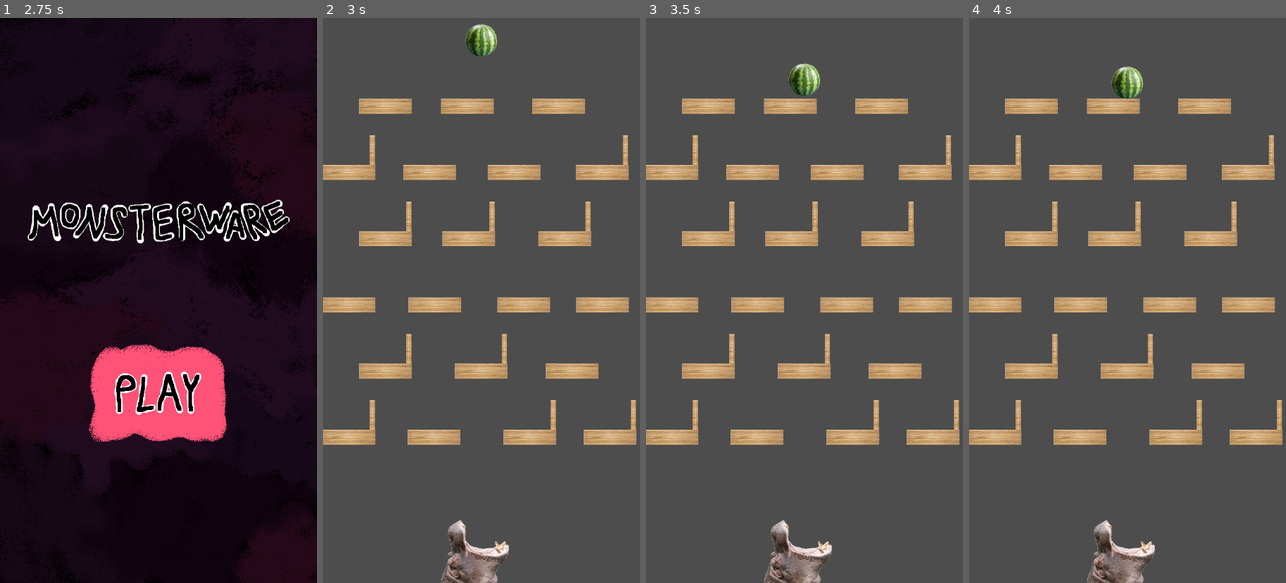
Above: before the commit, frames 1-4 (left to right).
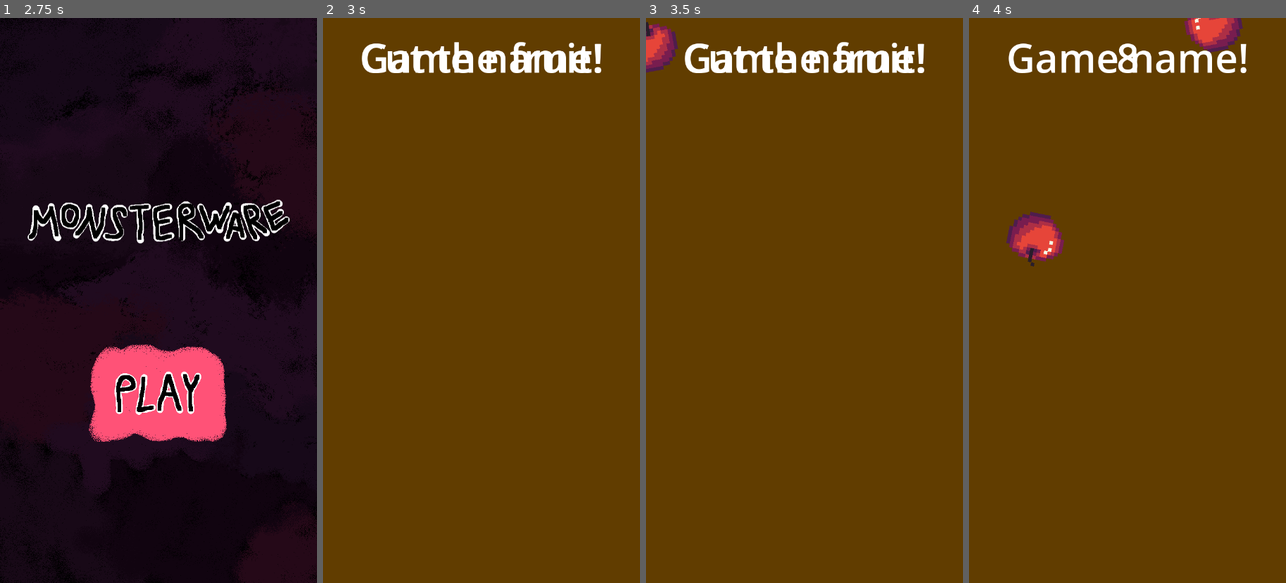
Above: after the commit, the same moments.

Repository: codemonsters/macaronigate
Game: Godot game, scene res://menu.tscn
Two runs of this game, one before a commit and one after it. Both use one fixed random seed, a clock stepped at 60 frames per second and the inputs below.
Inputs (mouse positions are in pixels of both pictures, inside the frame that each line leads up to):
- Up to frame 1 (2.75 s): move the mouse to (228, 272) at 0.52 s; hold Right 0.53-1.28 s; click (228, 272) at 0.67 s; move the mouse to (95, 328) at 1.27 s; hold Left 1.28-2.03 s; click (95, 328) at 1.42 s; move the mouse to (190, 176) at 2.02 s; hold Right from 2.03 s (still down); click (190, 176) at 2.17 s
- Up to frame 2 (3 s): keep holding Right; move the mouse to (465, 413) at 2.77 s; click (465, 413) at 2.92 s
- Up to frame 3 (3.5 s): keep holding Right
- Up to frame 4 (4 s): move the mouse to (1222, 385) at 3.52 s; release Right at 3.53 s; hold Left from 3.53 s (still down); click (1222, 385) at 3.67 s

Frame 1 is identical in both runs. In frame 2, 100% of the frame differs, in the area x 0-100%, y 0-100%; in frame 3, 100%; in frame 4, 100%.

Commit message:
Added basic game.gd

Diff:
--- /dev/null
+++ b/src/game.gd
@@ -0,0 +1,15 @@
+extends Node2D
+
+var minigames = ["frutas", "happyhippo"]
+
+func _ready():
+	instance_scene(minigames[0])
+
+
+func _process(delta):
+	pass
+
+func instance_scene(scene_name):
+	var scene = load("res://minigames/" + scene_name + "/main.tscn").instantiate()
+#	var instance = scene.instantiate()
+	add_child(scene)
--- /dev/null
+++ b/src/game.tscn
@@ -0,0 +1,21 @@
+[gd_scene load_steps=2 format=3 uid="uid://bg4csm2v0xfph"]
+
+[ext_resource type="Script" path="res://game.gd" id="1_7b3rm"]
+
+[node name="game" type="Node2D"]
+script = ExtResource("1_7b3rm")
+
+[node name="HUD" type="CanvasLayer" parent="."]
+
+[node name="Label" type="Label" parent="HUD"]
+anchors_preset = 5
+anchor_left = 0.5
+anchor_right = 0.5
+offset_left = -276.0
+offset_right = 277.0
+offset_bottom = 179.0
+grow_horizontal = 2
+theme_override_font_sizes/font_size = 90
+text = "Game name!"
+horizontal_alignment = 1
+vertical_alignment = 1
--- a/src/globals.gd
+++ b/src/globals.gd
@@ -4,10 +4,11 @@
 # (todo lo que es independiente de los minijuegos, del menú, etc)
 #
 # Este script es cargado automáticamente desde los settings del proyecto
+#var minigames = ["frutas", "happyhippo"] #, "esquivar.coches", "ladronesDeDiamantes", "space", "totem.break", "ñarkanoid"]
 
-func _ready():
-	pass # Replace with function body.
-
+#func _ready():
+#	for minigame in minigames:
+#		pass
 
 # Called every frame. 'delta' is the elapsed time since the previous frame.
 func _process(delta):
@@ -15,4 +16,4 @@
 
 func comenzar_partida():
 	print("Comienza la partida (TODO: inicializar variables y cargar el primer minijuego)")
-	get_tree().change_scene_to_file("res://minigames/happyhippo/main.tscn")
+	get_tree().change_scene_to_file("res://minigames/game.tscn")
--- a/src/menu.gd
+++ b/src/menu.gd
@@ -1,7 +1,5 @@
 extends Node2D
 
-
-# Called when the node enters the scene tree for the first time.
 func _ready():
 	PhysicsServer2D.area_set_param(get_world_2d().space, PhysicsServer2D.AREA_PARAM_GRAVITY_VECTOR, Vector2(0, 1))	# Establecemos la dirección de la gravedad hacia abajo (lo normal)
 	$DissolveRect.get_node("AnimationPlayer").play("fade_in")
@@ -11,4 +9,5 @@
 
 func _on_play_button_pressed():
 	print("PRESSED!")
-	Globals.comenzar_partida()
+	get_tree().change_scene_to_file("res://game.tscn")
+#	Globals.comenzar_partida()
--- a/src/minigames/frutas/fruta.gd
+++ b/src/minigames/frutas/fruta.gd
@@ -1,5 +1,4 @@
 extends RigidBody2D
-
 
 # Called when the node enters the scene tree for the first time.
 func _ready():
@@ -19,10 +18,3 @@
 
 func _on_mouse_entered():
 	$AnimatedSprite2D.set_frame_and_progress(1,1)
-
-#func _on_mouse_exited():
-#	print("Mouse exited")
-
-
-func _on_body_entered(body):
-	print(body)
--- a/src/minigames/frutas/fruta.tscn
+++ b/src/minigames/frutas/fruta.tscn
@@ -45,5 +45,4 @@
 position = Vector2(0, 4)
 shape = SubResource("CircleShape2D_gx7bt")
 
-[connection signal="body_entered" from="." to="." method="_on_body_entered"]
 [connection signal="mouse_entered" from="." to="." method="_on_mouse_entered"]
